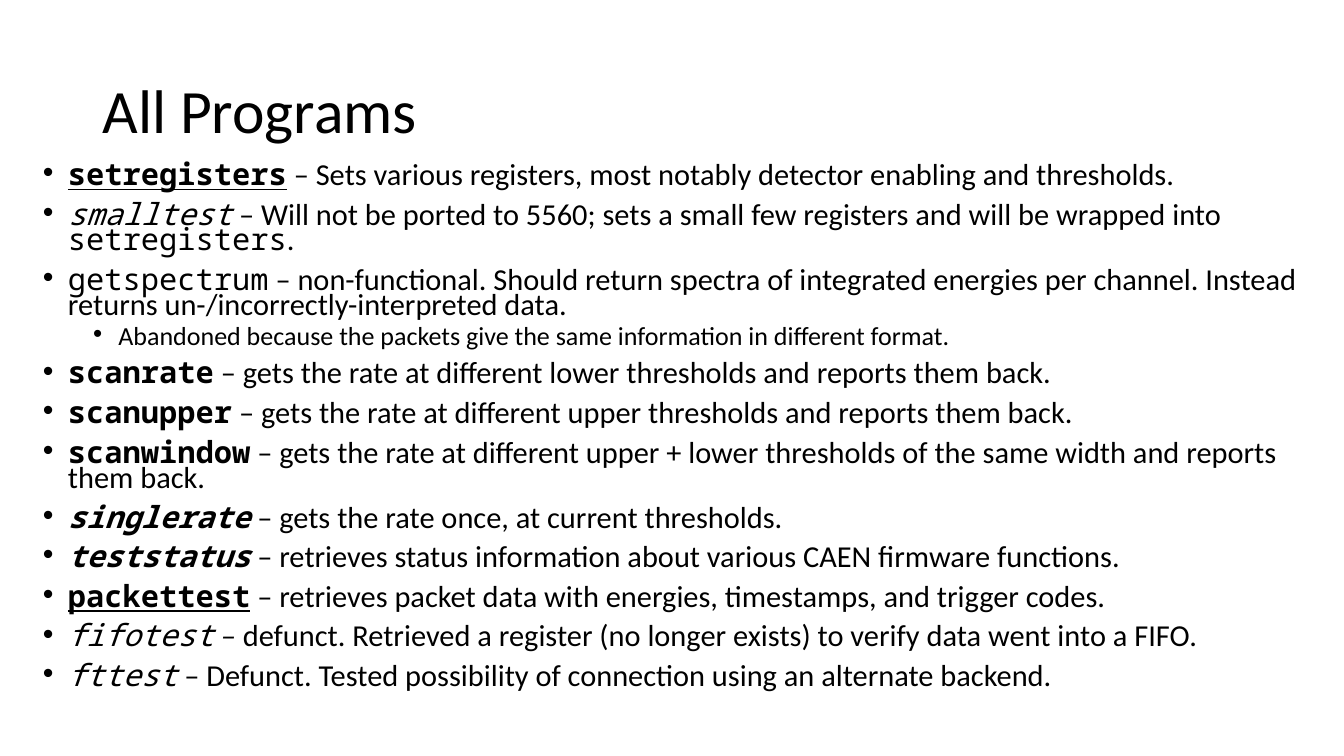
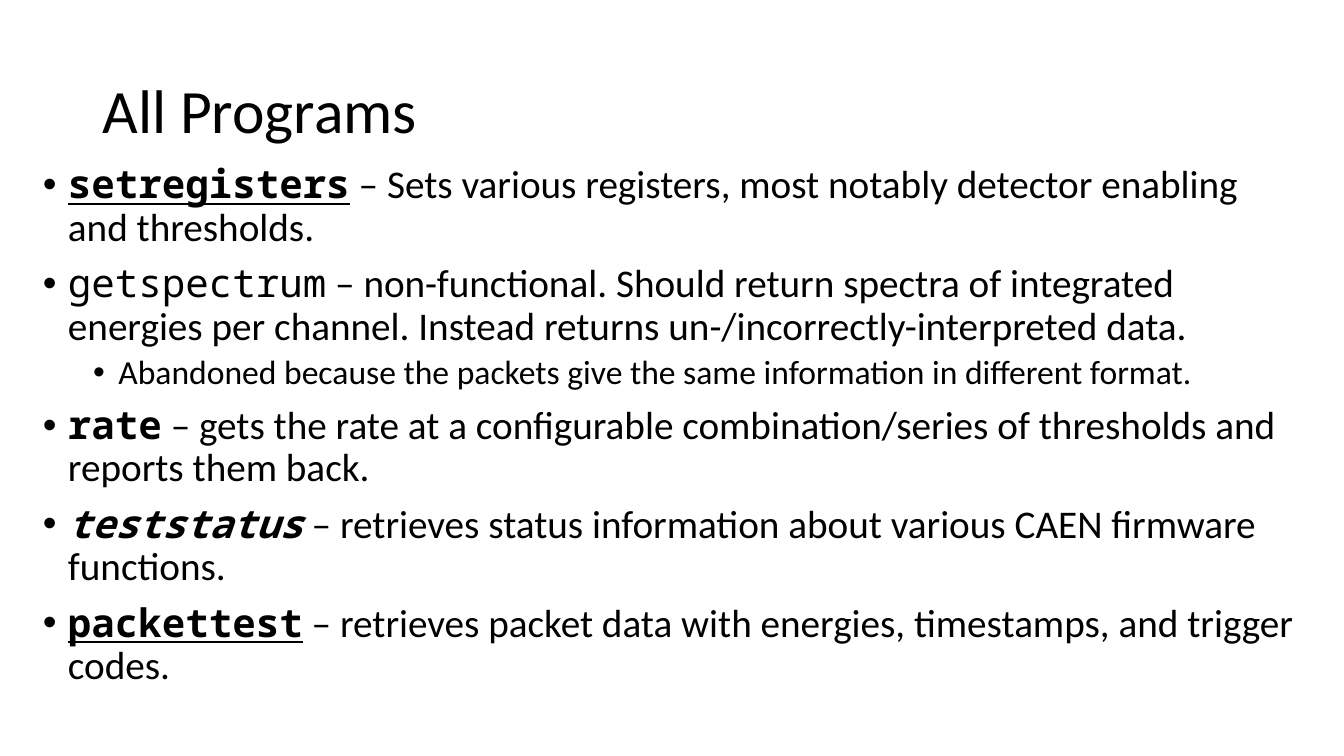
Before and after one commit to villano-lab/R76Firmware, a slide deck: slide 15 of docs/Firmware_Guide.pptx. Drawn at 1344x756 pixels with LibreOffice and Linux fonts; fonts in the diff are those of the drawing. Boxes give left, top, right and bottom in pixels: in the first picture for what was removed or moved away, otherwise in the second. Text is boxed around its words. In the diff, an @@ line names an element or a change of style, - is before the commit and + after.

```diff
--- a/docs/Firmware_Guide.pptx
+++ b/docs/Firmware_Guide.pptx
@@ text at (68, 167, 1293, 680): size 21.7 to 28 pt in "setregisters – Sets various registers, most notably ...", "getspectrum – non-functional. Should return spectra of ...", "teststatus – retrieves status information about various ...", "packettest – retrieves packet data with energies, ..."; size 18.6 to 24 pt in "Abandoned because the packets give the same ..."; line spacing 0.7 to 0.9 @@
@@ text at (68, 202, 1221, 258): paragraph removed @@
-• smalltest – Will not be ported to 5560; sets a small few registers and will be wrapped into setregisters.
@@ text at (68, 411, 1275, 488): text changed; size 21.7 to 28 pt @@
-• scanrate – gets the rate at different lower thresholds and reports them back.
-• scanupper – gets the rate at different upper thresholds and reports them back.
-• scanwindow – gets the rate at different upper + lower thresholds of the same width and reports them back.
-• singlerate – gets the rate once, at current thresholds.
+• rate – gets the rate at a configurable combination/series of thresholds and reports them back.
@@ text at (68, 622, 1197, 692): paragraphs removed @@
-• fifotest – defunct. Retrieved a register (no longer exists) to verify data went into a FIFO.
-• fttest – Defunct. Tested possibility of connection using an alternate backend.
```
Also in this commit, not shown: 2 other slides changed, 34 other files.
